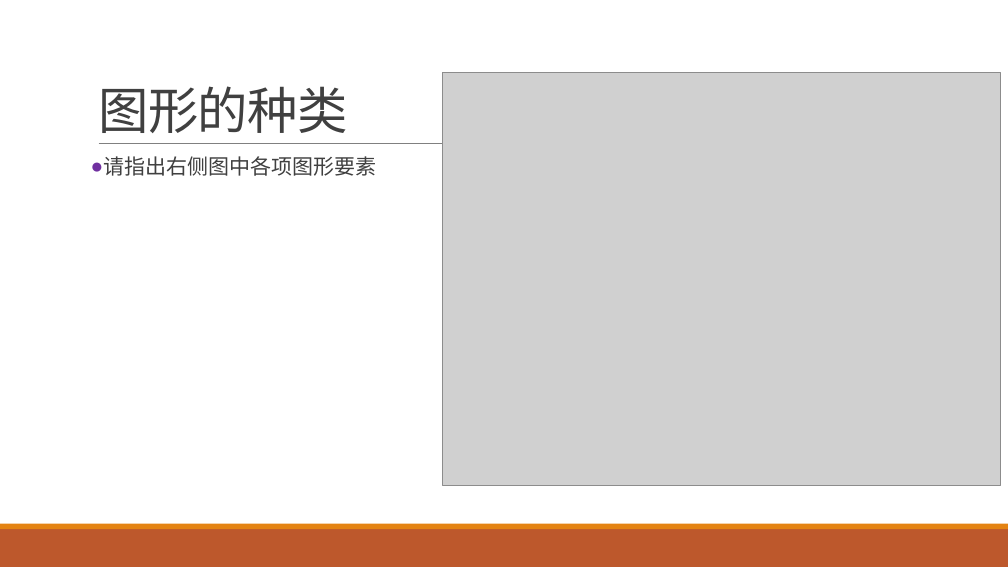
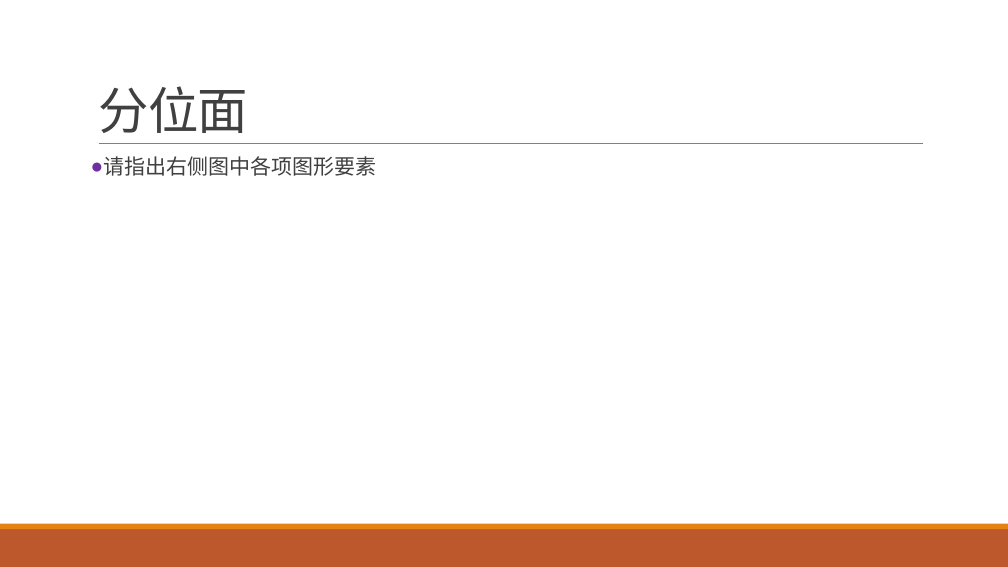
Before and after one commit to exoplanetX/DataAnalytics, a slide deck: slide 15 of 数据分析-5-数据可视化.pptx (slide 12 before the commit). Drawn at 1008x567 pixels with LibreOffice and Linux fonts; fonts in the diff are those of the drawing; grey boxes stand for pictures. Boxes give left, top, right and bottom in pixels: in the first picture for what was removed or moved away, otherwise in the second. Text is boxed around its words. In the diff, an @@ line names an element or a change of style, - is before the commit and + after.

```diff
--- a/数据分析-5-数据可视化.pptx
+++ b/数据分析-5-数据可视化.pptx
@@ title at (98, 86, 248, 133): text changed @@
-图形的种类
+分位面
@@ picture removed at (442, 73, 1001, 485) @@
```
Also in this commit, not shown: 1 slide added, 2 other files.
